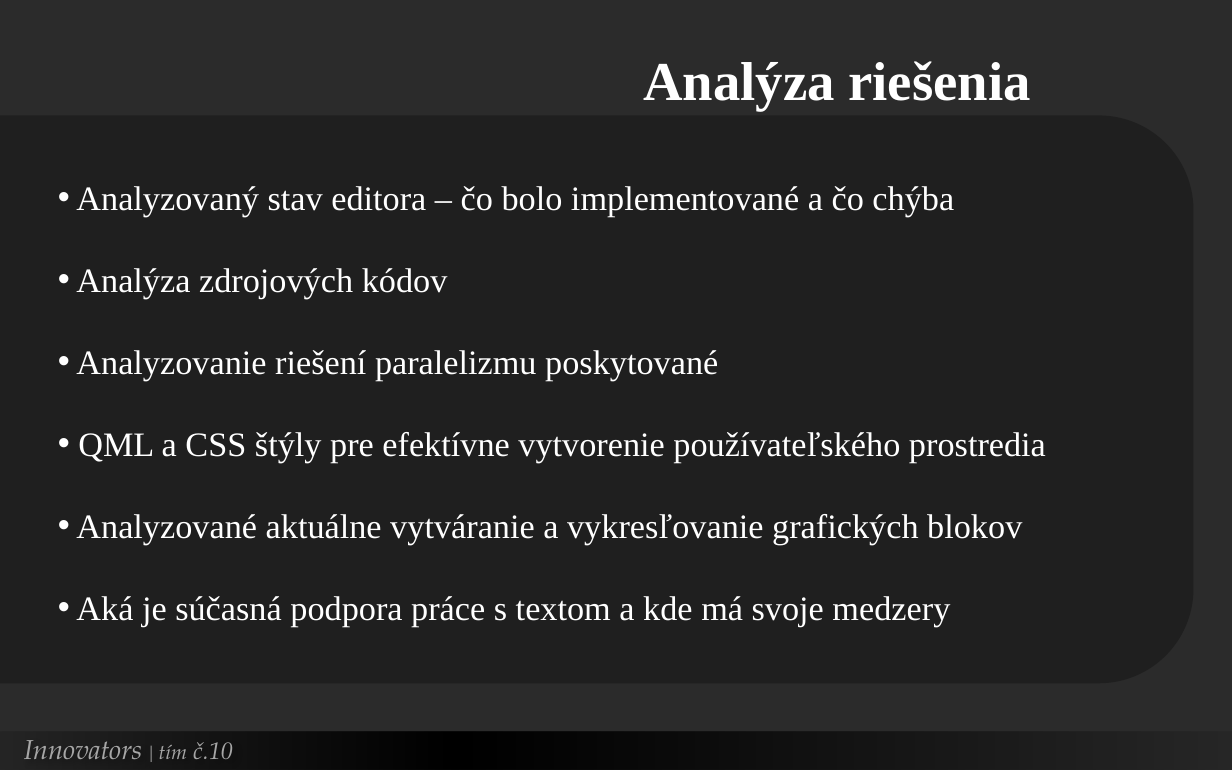
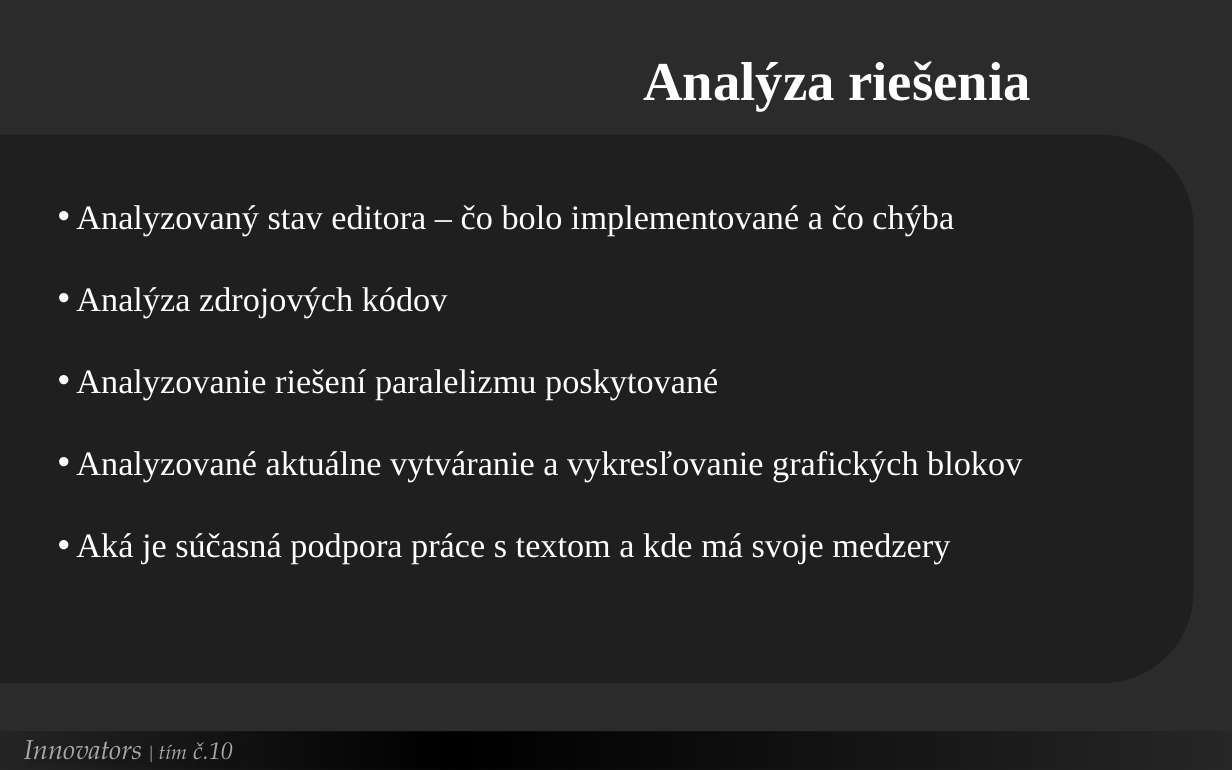
Before and after one commit to Innovators-Team10/Documentation, a slide deck: slide 7 of Dokumentacie/Ostatne/Innovators.pptx. Drawn at 1232x770 pixels with LibreOffice and Linux fonts; fonts in the diff are those of the drawing; background and template pictures are left out; a plain dark background stands for a picture behind light text. Boxes give left, top, right and bottom in pixels: in the first picture for what was removed or moved away, otherwise in the second. Text is boxed around its words. In the diff, an @@ line names an element or a change of style, - is before the commit and + after.

```diff
--- a/Dokumentacie/Ostatne/Innovators.pptx
+++ b/Dokumentacie/Ostatne/Innovators.pptx
@@ round same rect: place and size @@
-round same rect at (0,116,1194,684)
+round same rect at (0,136,1194,684)
@@ text "Analyzovaný stav editora – čo ...": place and size @@
-text "Analyzovaný stav editora – čo ..." at (76,186,1046,627)
+text "Analyzovaný stav editora – čo ..." at (76,205,1022,564)
@@ text at (78,432,1046,463): paragraph removed @@
-• QML a CSS štýly pre efektívne vytvorenie používateľského prostredia
```
Also in this commit, not shown: 5 other slides changed, 1 slide added.
